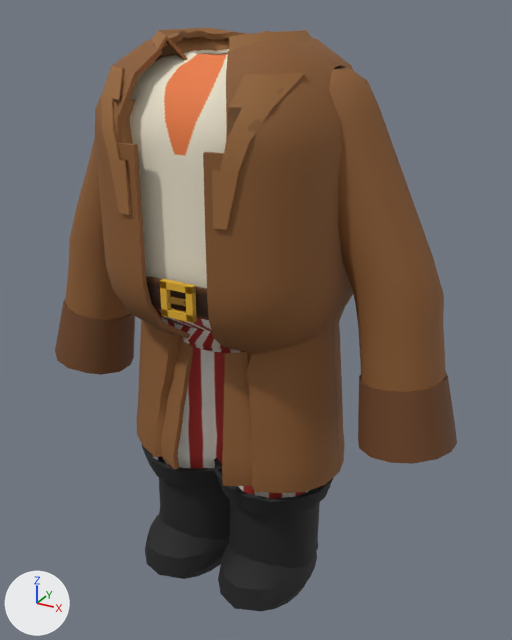
Before and after pictures for a commit that changed the FBX model Character_Cosmetics/Roblox_Ready/08_Pirate/08_Pirate.fbx.
Both versions are drawn from a 50 mm camera at (1.76, -2.99, 3.39) aimed at (0.08, 0.08, 1.86). The axes (+X, +Y, +Z) are drawn at lower left. The lights are the same throughout. The picture after the commit comes second. Vertices at exactly the same position are counted once.

In view in the first picture: '08_Pirate_Bottom', '08_Pirate_Extras', '08_Pirate_Feet', '08_Pirate_Top'.
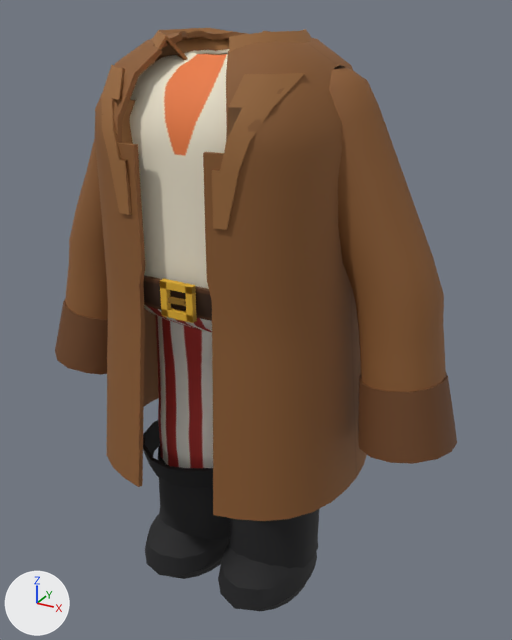
Pixel boxes [x1, y1, x2, y2] of what changed, in the pictures (512 x 640 px; the box of a moved part takes in the faces that stretch with it):
```json
{"object": "08_Pirate_Top", "change": "reshaped", "before": [55, 28, 457, 493], "after": [55, 28, 457, 521], "on screen": "6% taller"}
{"object": "08_Pirate_Bottom", "change": "reshaped", "before": [155, 309, 310, 499], "after": [144, 305, 213, 468]}
{"part": 2, "of": "me_08_pirate_top", "change": "moved or reshaped", "before": [104, 249, 353, 493], "after": [104, 249, 367, 521]}
{"part": 3, "of": "me_08_pirate_top", "change": "shading changed", "before": [104, 267, 370, 493], "after": [104, 267, 370, 521]}
```

Edits to the scene script, one JSON object a line:
```json
{"block": "me_08_pirate_bottom", "where": "# used by ob_08_pirate_bottom; location = (0.0, 0.0, 0.0)"}
{"op": "remove", "block": "me_08_pirate_bottom", "code": "me_08_pirate_bottom.from_pydata(...)  # 1154 vertices, 1184 faces; spans x -0.569..0.569, y -0.48..0.478, z 0.819..2.205"}
{"op": "add", "block": "me_08_pirate_bottom", "code": "me_08_pirate_bottom.from_pydata(...)  # 1282 vertices, 1312 faces; spans x -0.569..0.569, y -0.48..0.478, z 0.819..2.204"}
{"block": "me_08_pirate_bottom", "change": "me_08_pirate_bottom part 1: 3 vertices moved within x 0.0..0.182, y -0.46..-0.457, z 2.202; 1048 vertices removed from x -0.55..0.549, y -0.46..0.459, z 0.917..2.205; 1176 vertices added at x -0.555..0.554, y -0.465..0.464, z 0.926..2.204"}
{"block": "me_08_pirate_top", "where": "# used by ob_08_pirate_top; location = (0.0, 0.0, 0.0)"}
{"op": "remove", "block": "me_08_pirate_top", "code": "me_08_pirate_top.from_pydata(...)  # 4138 vertices, 4154 faces; spans x -1.22..1.22, y -0.55..0.55, z 1.11..3.31"}
{"op": "add", "block": "me_08_pirate_top", "code": "me_08_pirate_top.from_pydata(...)  # 4138 vertices, 4154 faces; spans x -1.22..1.22, y -0.63..0.64, z 1.12..3.31"}
{"block": "me_08_pirate_top", "change": "me_08_pirate_top part 2: 846 of 4138 vertices moved; they spanned x -0.64..0.64, y -0.54..0.54, z 1.11..2.22 and now span x -0.73..0.73, y -0.63..0.64, z 1.12..2.22; mean shift (0.0, 0.01, 0.01); largest move (-0.2, -0.24, 1.85) -> (-0.42, -0.5, 1.85)"}
{"block": "me_08_pirate_top", "change": "me_08_pirate_top part 3: edges marked sharp go from 1201 to 1011"}
```
